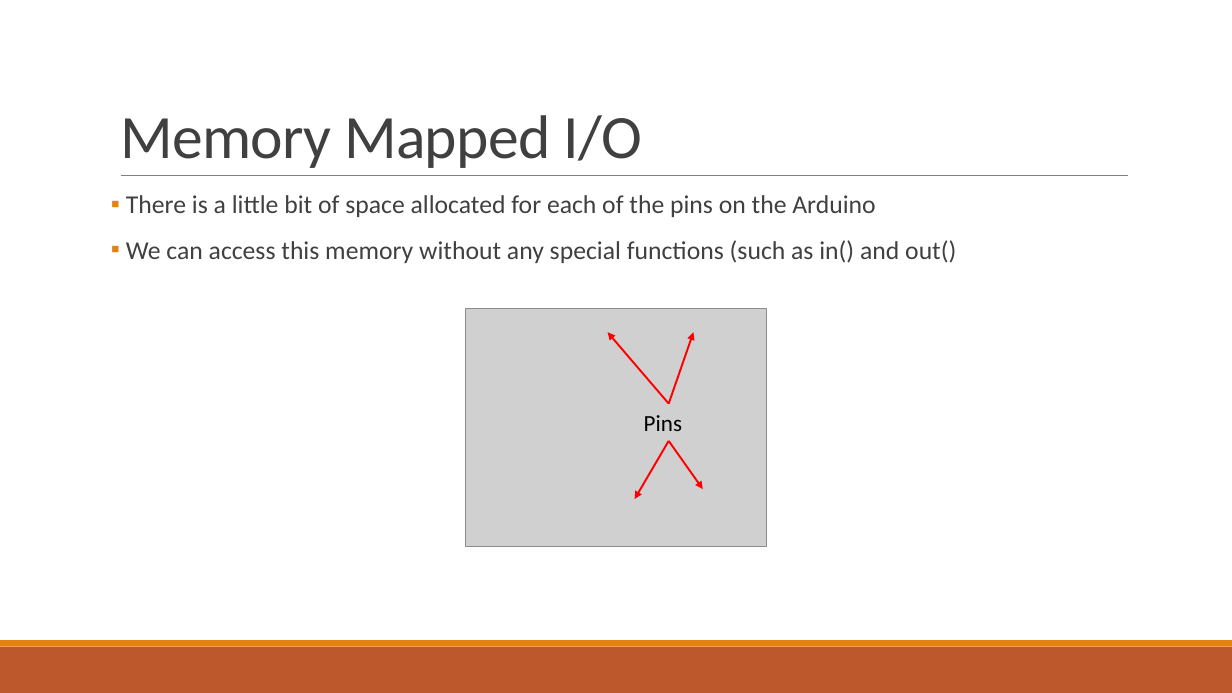
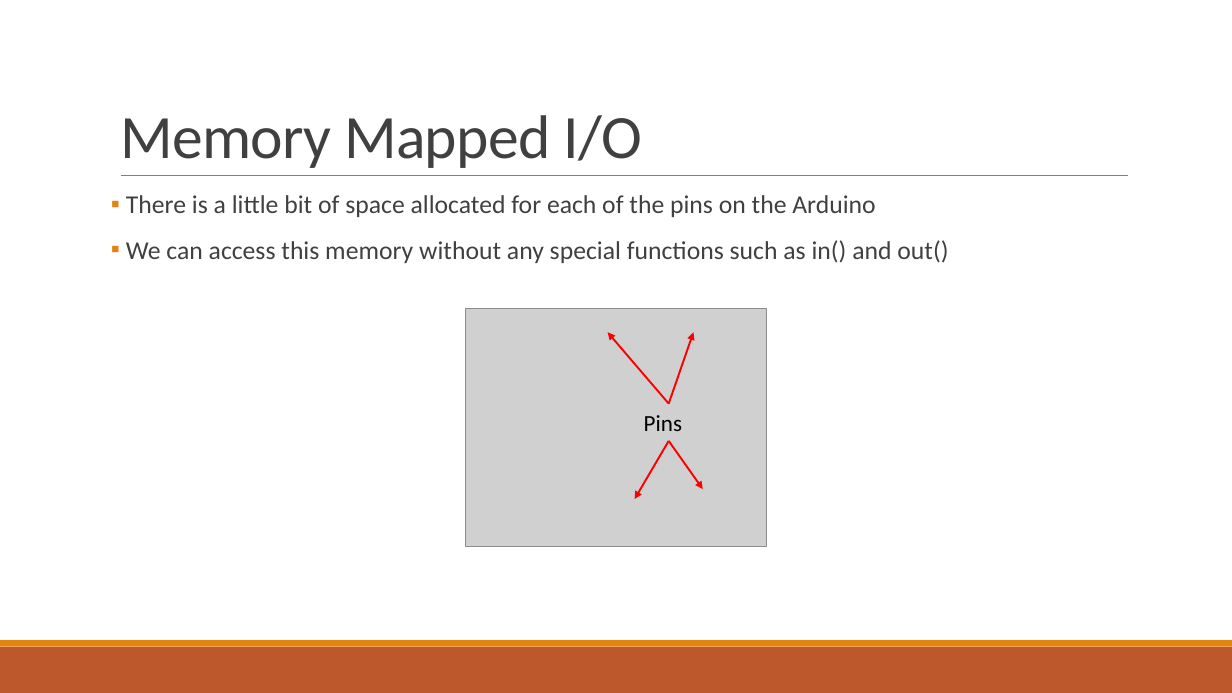
Before and after one commit to RyanZurrin/cs341, a slide deck: slide 4 of Lab 4/CS 341 Lab 4.pptx. Drawn at 1232x693 pixels with LibreOffice and Linux fonts; fonts in the diff are those of the drawing; grey boxes stand for pictures. Boxes give left, top, right and bottom in pixels: in the first picture for what was removed or moved away, otherwise in the second. Text is boxed around its words. In the diff, an @@ line names an element or a change of style, - is before the commit and + after.

Commit message:
fixed a typo in lab 4 pptx

```diff
--- a/Lab 4/CS 341 Lab 4.pptx
+++ b/Lab 4/CS 341 Lab 4.pptx
@@ text at bbox=[126, 240, 948, 263]: text changed @@
-▪ We can access this memory without any special functions (such as in() and out()
+▪ We can access this memory without any special functions such as in() and out()
```
Also in this commit, not shown: 1 other slide changed.
